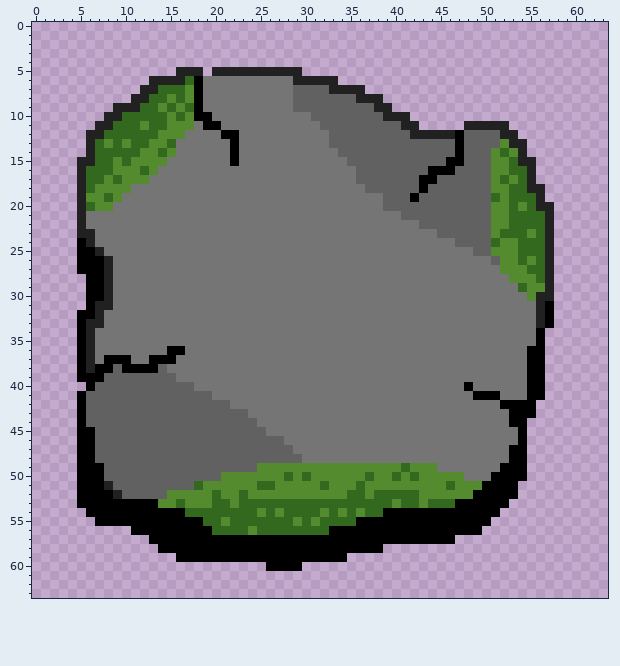
Pixel-art sprite, stored at assets/tiles/cracked.png. The picture above was drawn from the file before the commit.
The file is 64x64 pixels.
Now the later version:
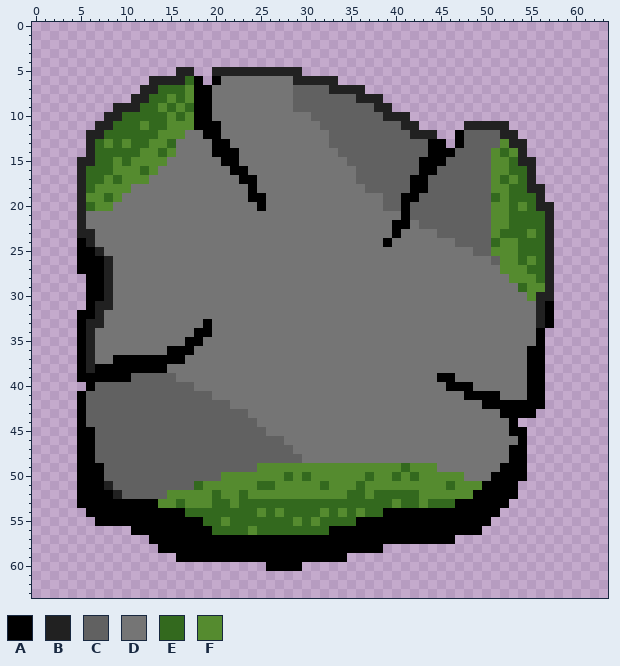
Palette (. is transparent): A #000000  B #212121  C #616161  D #757575  E #33691e  F #558b2f
From old to new:
The edit adds colour A in row 42 at x 56.
Colour C gives way to colour A in row 13 at x 44 to 45; in row 14 at x 44 to 46; in row 15 at x 43 to 45; in row 16 at x 43; in rows 17 to 18 at x 42; in rows 19 to 21 at x 41.
Colour C gives way to colour A in row 38 at x 9 and 14; in row 39 at x 8 to 10.
Colour D gives way to colour A in row 6 at x 20; in rows 7 to 9 at x 19; in row 11 at x 18; in row 12 at x 19 to 20; in rows 13 to 14 at x 20 to 21; in row 15 at x 21.
Colour D gives way to colour A in row 16 at x 22 to 23; in row 17 at x 23 to 24; in row 18 at x 24; in row 19 at x 24 to 25; in row 20 at x 25; in row 22 at x 40 to 41.
Colour D gives way to colour A in row 23 at x 40; in row 24 at x 39; in row 33 at x 19; in row 34 at x 18 to 19; in row 35 at x 17 to 18; in row 36 at x 17.
Colour D gives way to colour A in row 37 at x 11 to 12 and 16; in row 39 at x 45 to 46; in row 40 at x 46 to 47; in row 41 at x 48; in row 42 at x 50 to 51; in row 43 at x 52.
Colour D gives way to colour A in row 45 at x 53.
Colour A gives way to colour C in row 14 at x 47; in row 15 at x 46 to 47; in row 16 at x 45 to 46; in row 17 at x 44.
Colour A gives way to colour D in row 12 at x 21 to 22; in row 13 at x 22; in row 37 at x 8.
The author cleared colour A in row 44 at x 54.
The author cleared colour B in row 5 at x 18; in row 12 at x 45 to 46.
The author cleared colour C in row 13 at x 46.
The author cleared colour D in row 6 at x 19.
Pixel boxes of the changes (left, top, right, bottom) in both pictures:
changed: (194, 67, 266, 211)
changed: (383, 130, 464, 247)
changed: (104, 319, 212, 382)
changed: (437, 373, 545, 436)
